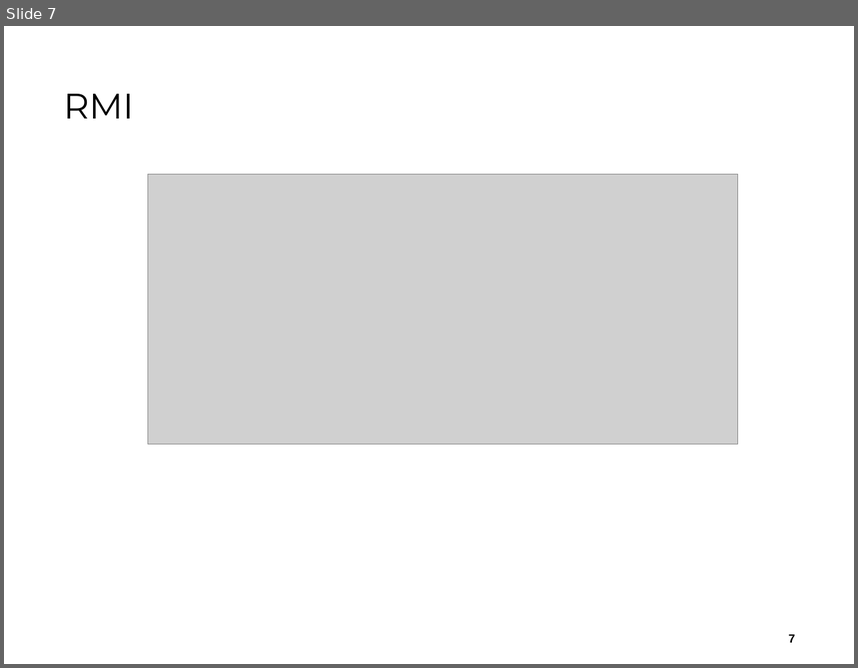
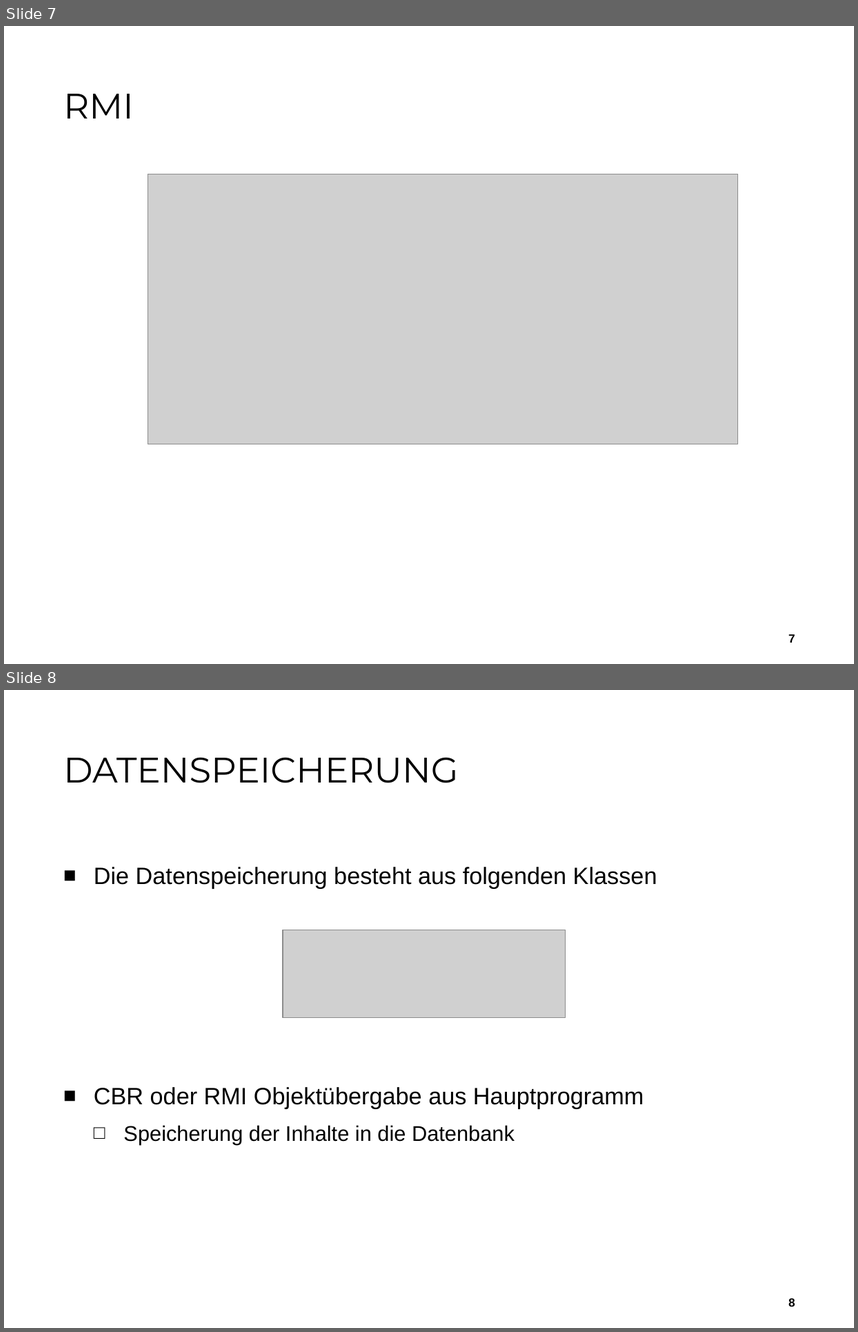
Before and after one commit to aistleithnera/258321_DKE_PR, a slide deck: Dokumente/Zwischenpräsentation Implementierung/Implementierung_Zwischenpraesentation.pptx. Shown one above the other, each under a label of ours: slide 7 before the commit, slides 7 and 8 after it. The pictures are 858x668 and 858x1332 pixels, drawn with LibreOffice and Linux fonts; fonts in the diff are those of the drawing; grey boxes stand for pictures; background and template pictures are left out. Boxes give left, top, right and bottom in pixels: in the first picture for what was removed or moved away, otherwise in the second. Text is boxed around its words. In the diff, an @@ line names an element or a change of style, - is before the commit and + after.

```diff
--- a/Dokumente/Zwischenpräsentation Implementierung/Implementierung_Zwischenpraesentation.pptx
+++ b/Dokumente/Zwischenpräsentation Implementierung/Implementierung_Zwischenpraesentation.pptx
@@ slide 8 added at [4, 690, 854, 1328], background #FFFFFF @@
@@ title added at [63, 757, 458, 783], 30 pt, text #000000 @@
+DATENSPEICHERUNG
@@ text added at [94, 867, 657, 1145], 20 pt, text #000000 @@
+■ Die Datenspeicherung besteht aus folgenden Klassen
+■ CBR oder RMI Objektübergabe aus Hauptprogramm
+  □ Speicherung der Inhalte in die Datenbank
@@ picture added at [283, 929, 565, 1017] @@
@@ page number added at [789, 1298, 795, 1306], 10 pt, text #000000, bold @@
+8
```
Also in this commit, not shown: 2 other slides added, 1 slide removed.
